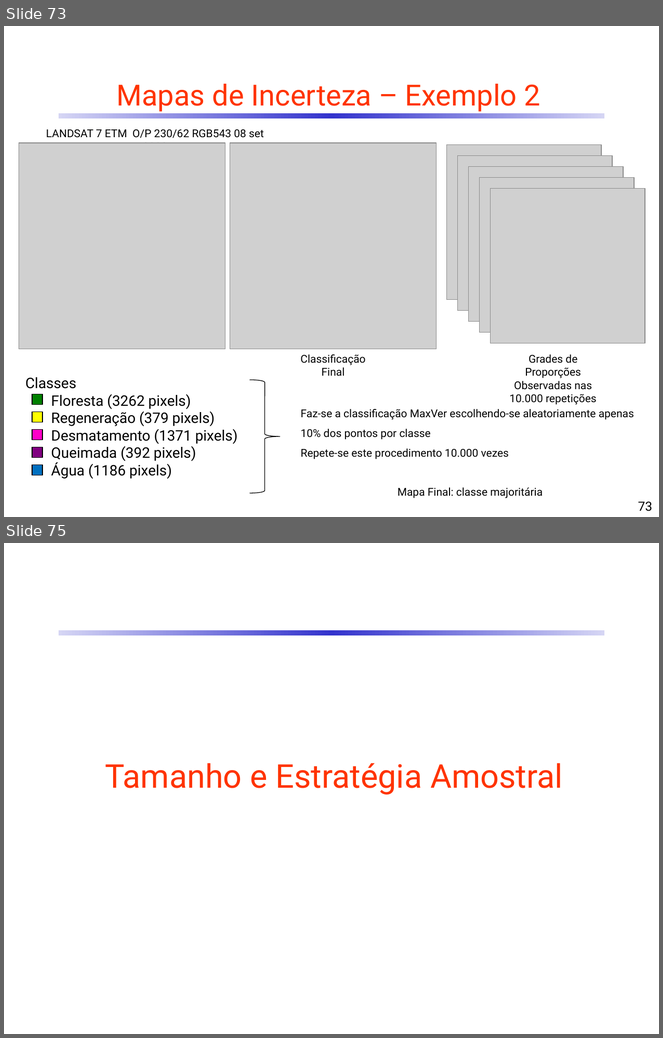
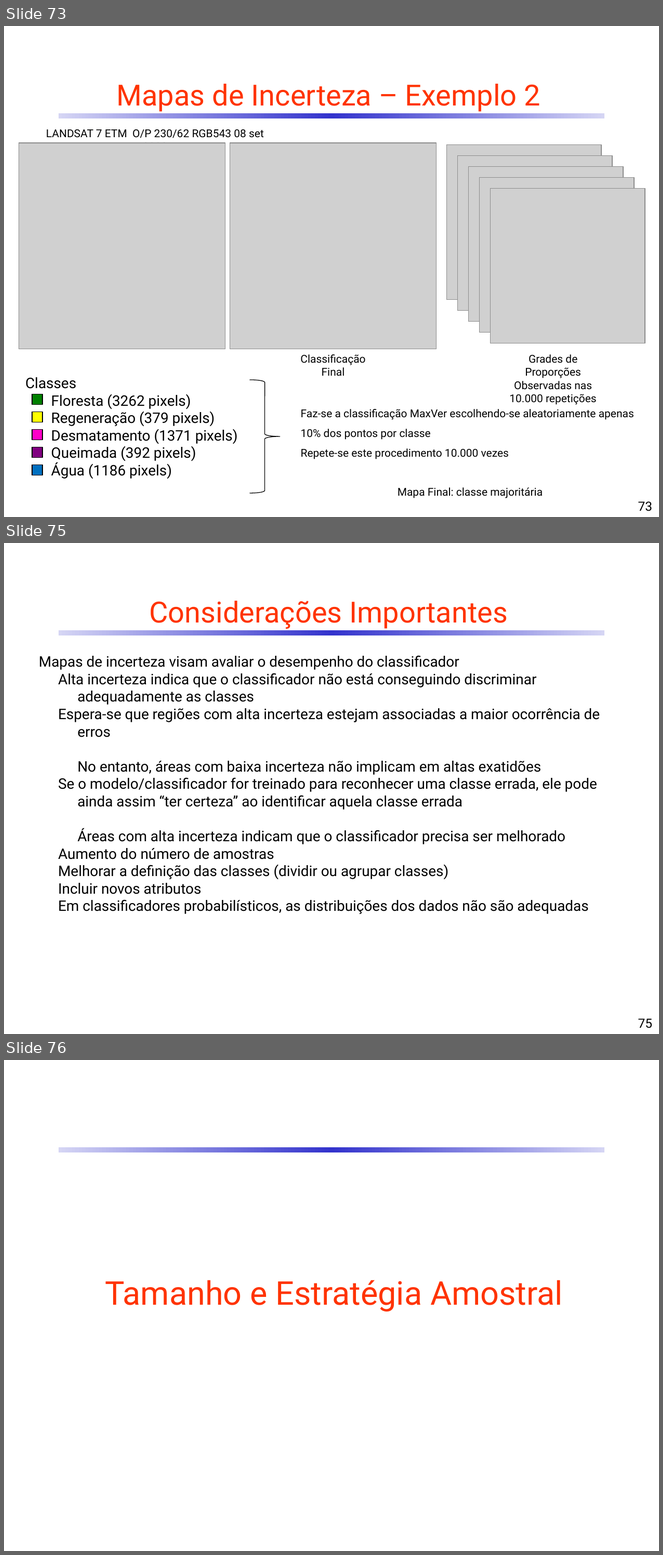
Before and after one commit to CDRenno/Estatistica, a slide deck: ppt/12AvalClass.pptx. Shown one above the other, each under a label of ours: slides 73 and 75 before the commit, slides 73, 75 and 76 after it; the slides between them are not shown. The pictures are 663x1038 and 663x1555 pixels, drawn with LibreOffice and Linux fonts; fonts in the diff are those of the drawing; grey boxes stand for pictures. Boxes give left, top, right and bottom in pixels: in the first picture for what was removed or moved away, otherwise in the second. Text is boxed around its words. In the diff, an @@ line names an element or a change of style, - is before the commit and + after.

```diff
--- a/ppt/12AvalClass.pptx
+++ b/ppt/12AvalClass.pptx
@@ slide 75 added at box(4, 543, 659, 1034), background #FFFFFF; not listed: 1 template element that a slide beside it also shows @@
@@ title added at box(149, 601, 508, 629), 32 pt, text #FF3300 @@
+Considerações Importantes
@@ text added at box(39, 655, 600, 914), 16 pt, text #000000 @@
+Mapas de incerteza visam avaliar o desempenho do classificador
+Alta incerteza indica que o classificador não está conseguindo discriminar adequadamente as classes
+Espera-se que regiões com alta incerteza estejam associadas a maior ocorrência de erros
+No entanto, áreas com baixa incerteza não implicam em altas exatidões
+Se o modelo/classificador for treinado para reconhecer uma classe errada, ele pode ainda assim “ter certeza” ao identificar aquela classe errada
+Áreas com alta incerteza indicam que o classificador precisa ser melhorado
+Aumento do número de amostras
+Melhorar a definição das classes (dividir ou agrupar classes)
+Incluir novos atributos
+Em classificadores probabilísticos, as distribuições dos dados não são adequadas
@@ page number added at box(638, 1019, 653, 1029), 14 pt, text #000000 @@
+75
@@ what was slide 75 is now slide 76 @@
```
Also in this commit, not shown: 2 slides changed, 1 other file.
